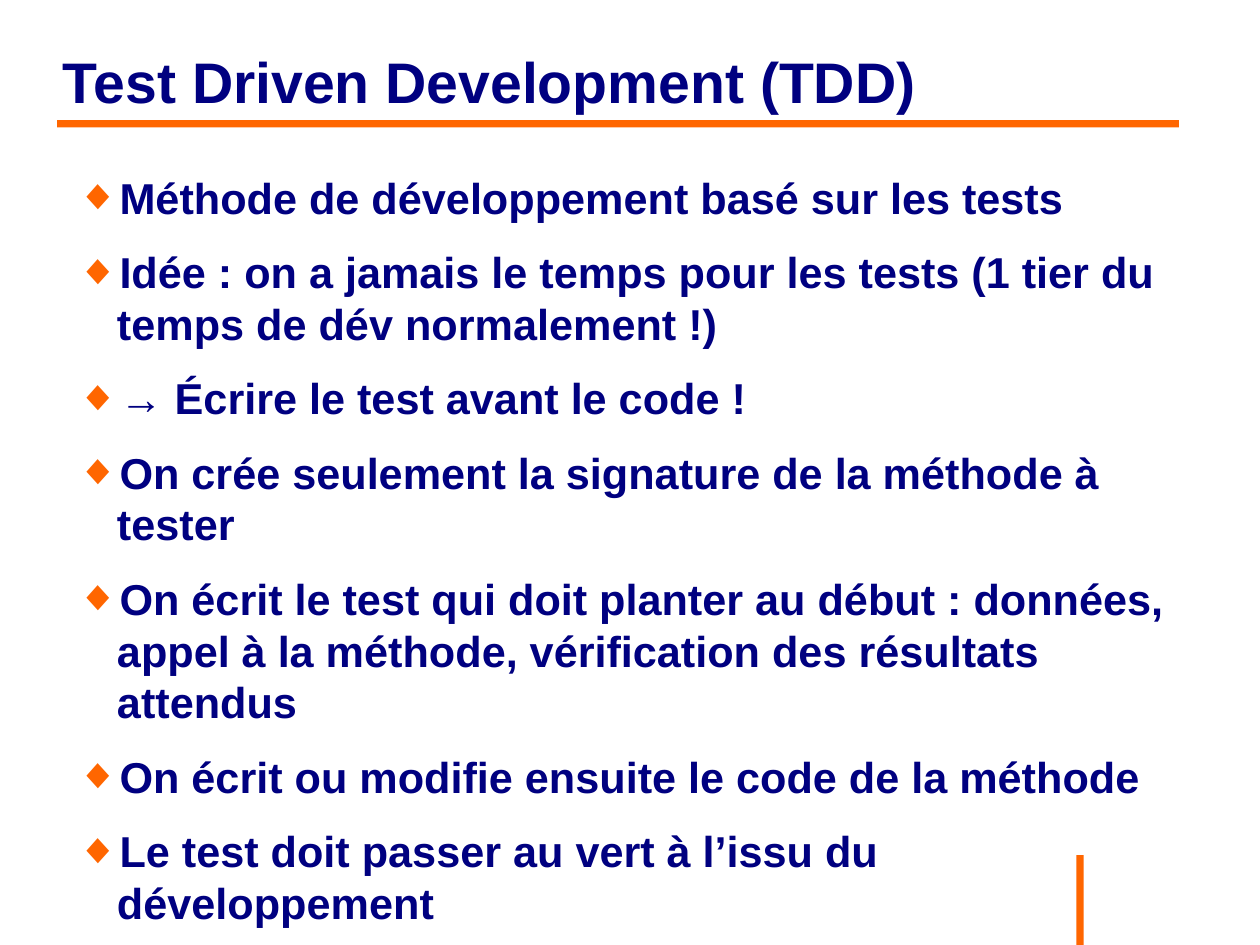
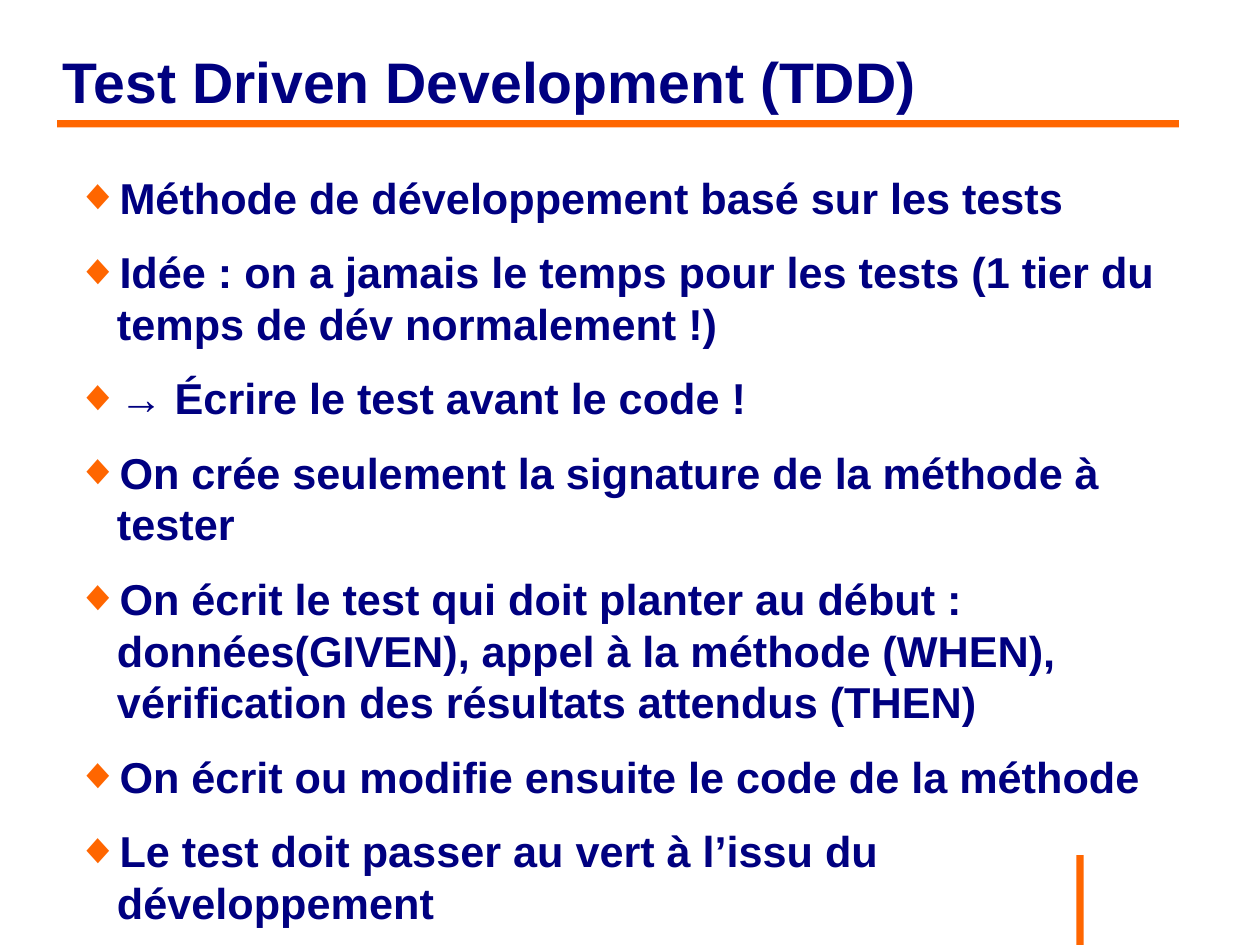
Before and after one commit to philphils/tests-unitaires-et-moins-unitaires, a slide deck: slide 38 of tests-unitaires-cours/nouveauDiapo/diapo_tests_unitaires.odp. Drawn at 1260x945 pixels with LibreOffice and Linux fonts; fonts in the diff are those of the drawing; background and template pictures are left out. Boxes give left, top, right and bottom in pixels: in the first picture for what was removed or moved away, otherwise in the second. Text is boxed around its words. In the diff, an @@ line names an element or a change of style, - is before the commit and + after.

```diff
--- a/tests-unitaires-cours/nouveauDiapo/diapo_tests_unitaires.odp
+++ b/tests-unitaires-cours/nouveauDiapo/diapo_tests_unitaires.odp
@@ text at box(117, 583, 1055, 727): text changed @@
-◆ On écrit le test qui doit planter au début : données, appel à la méthode, vérification des résultats attendus
+◆ On écrit le test qui doit planter au début : données(GIVEN), appel à la méthode (WHEN), vérification des résultats attendus (THEN)
```
Also in this commit, not shown: 7 other slides changed.
